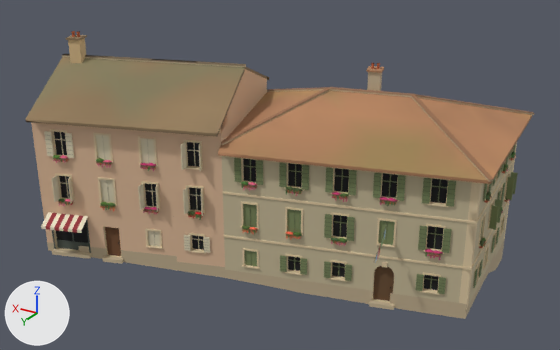
One commit to the glTF model games/yorimichi/assets/belmonte/meshes/SM_BM_BT_blk_34.glb: the scene before it, then after it.
One viewpoint serves both versions: a 50 mm lens placed at (-27.5, 43.8, 27.5), pointed at (-1.2, 0.0, 5.5). Arrows for +X, +Y and +Z are at lower left; the lights stay in place. The older version comes first. Vertices at exactly the same position are counted once.

Objects in the first picture: 'SM_BM_BT_blk_34'.
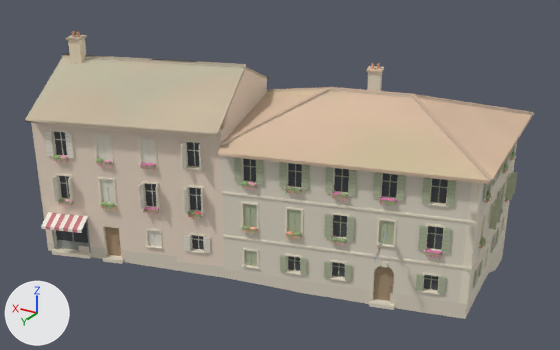
Boxes (x1, y1, x2, y2) around the edits, measured in the pictures (560 x 350 px):
part 1 of me_sm_bt_blk_34, recoloured (lighter): (25, 31, 534, 319) in both

The edits, one by one:
me_sm_bt_blk_34 has 8811 vertices, 9823 faces and spans x -16.9..16.3, y -11.2..11.2, z -2.1..15.2.
me_sm_bt_blk_34 is used by ob_sm_bm_bt_blk_34; location (0.0, 0.0, 0.0).
me_sm_bt_blk_34 part 1: 9823 faces centred in x -16.8..16.3, y -11.2..11.2, z -2.0..15.2 are repainted in the vertex colours; the middle colour goes from beige #c4b796 to pale yellow #e3dcca.
